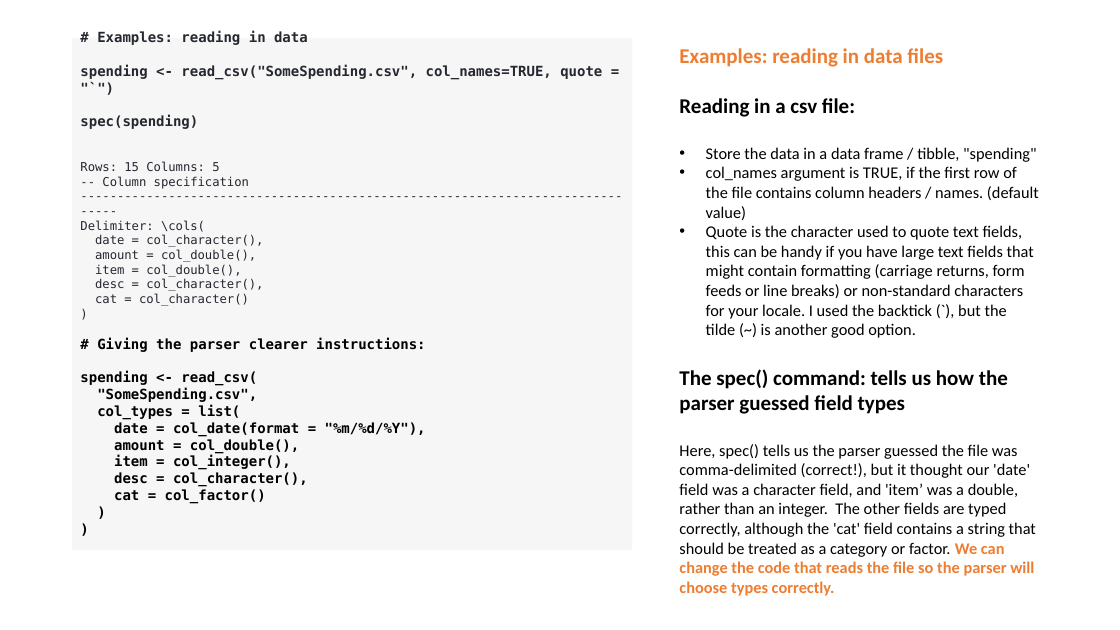
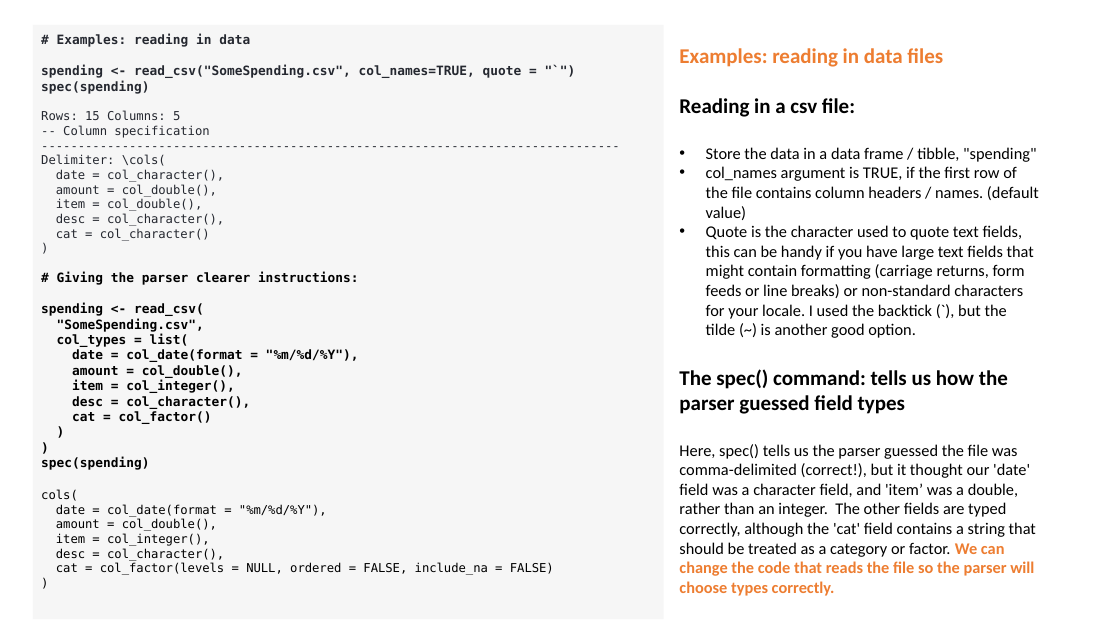
Before and after one commit to krashr-ds/R-cs-course, a slide deck: slide 6 of Lesson 6 - Reading and Wrangling Data with Tidyverse.pptx. Drawn at 1120x630 pixels with LibreOffice and Linux fonts; fonts in the diff are those of the drawing. Boxes give left, top, right and bottom in pixels: in the first picture for what was removed or moved away, otherwise in the second. Text is boxed around its words. In the diff, an @@ line names an element or a change of style, - is before the commit and + after.

```diff
--- a/Lesson 6 - Reading and Wrangling Data with Tidyverse.pptx
+++ b/Lesson 6 - Reading and Wrangling Data with Tidyverse.pptx
@@ rectangle "# Examples: reading in data" resized from (x1=72, y1=38, x2=633, y2=550) to (x1=33, y1=25, x2=664, y2=619) @@
@@ text in rectangle at (x1=41, y1=34, x2=522, y2=424): size 12 to 11 pt in "# Examples: reading in data", "spending <- read_csv("SomeSpending.csv", col_names=TRUE, quo ...", "spec(spending)", "# Giving the parser clearer instructions:" and 10 more places @@
@@ text in rectangle at (x1=41, y1=457, x2=554, y2=575): paragraphs added @@
+spec(spending)
+cols(
+date = col_date(format = "%m/%d/%Y"),
+amount = col_double(),
+item = col_integer(),
+desc = col_character(),
+cat = col_factor(levels = NULL, ordered = FALSE, include_na = FALSE)
+)
```
Also in this commit, not shown: 5 other slides changed, 20 slides added, 19 slides removed, 49 other files.
